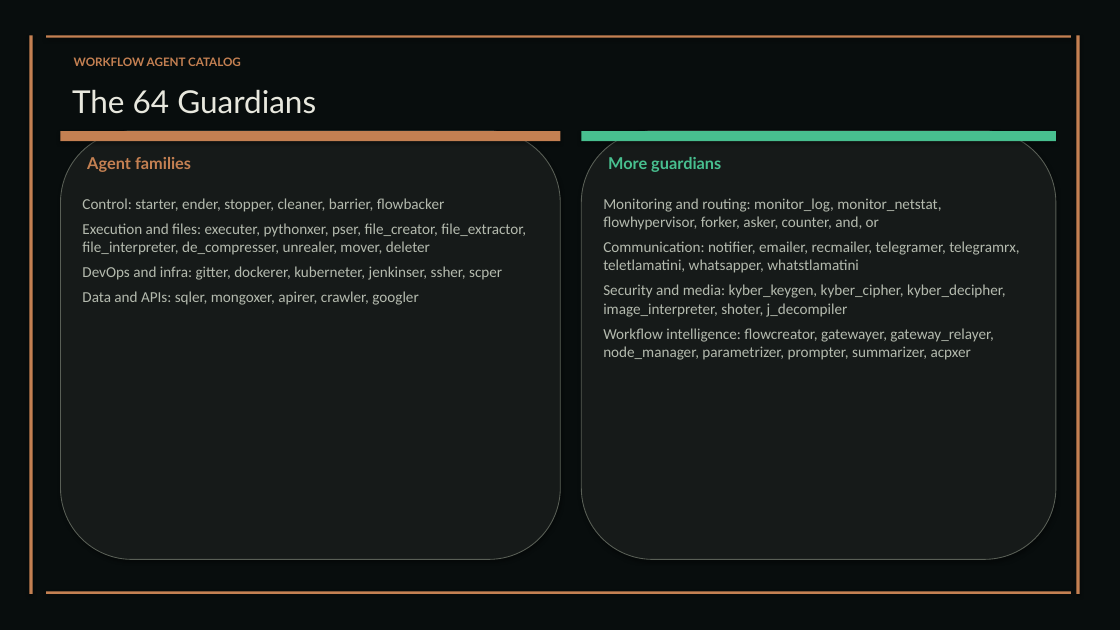
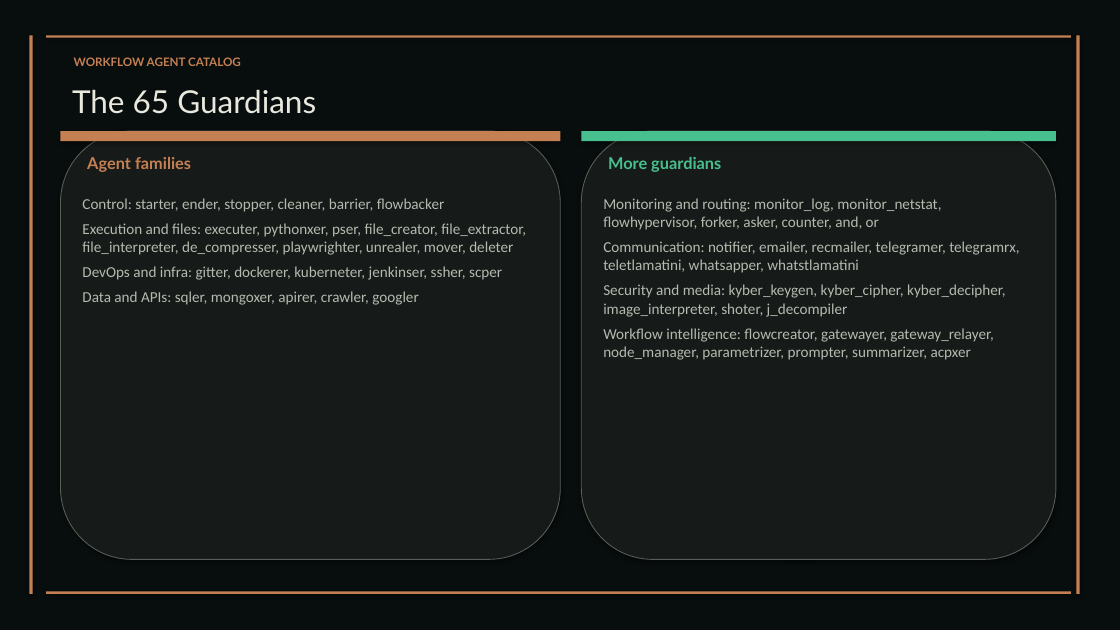
Before and after one commit to XAIHT/Tlamatini, a slide deck: slide 9 of Tlamatini_eXtended_Artificial_Intelligence_Humanly_Tempered.pptx. Drawn at 1120x630 pixels with LibreOffice and Linux fonts; fonts in the diff are those of the drawing. Boxes give left, top, right and bottom in pixels: in the first picture for what was removed or moved away, otherwise in the second. Text is boxed around its words. In the diff, an @@ line names an element or a change of style, - is before the commit and + after.

```diff
--- a/Tlamatini_eXtended_Artificial_Intelligence_Humanly_Tempered.pptx
+++ b/Tlamatini_eXtended_Artificial_Intelligence_Humanly_Tempered.pptx
@@ text at (72,89,316,114): text changed @@
-The 64 Guardians
+The 65 Guardians
@@ text at (82,223,526,255): text changed @@
-Execution and files: executer, pythonxer, pser, file_creator, file_extractor, file_interpreter, de_compresser, unrealer, mover, deleter
+Execution and files: executer, pythonxer, pser, file_creator, file_extractor, file_interpreter, de_compresser, playwrighter, unrealer, mover, deleter
```
Also in this commit, not shown: 27 other slides changed, 1 slide added, 2 other files.
